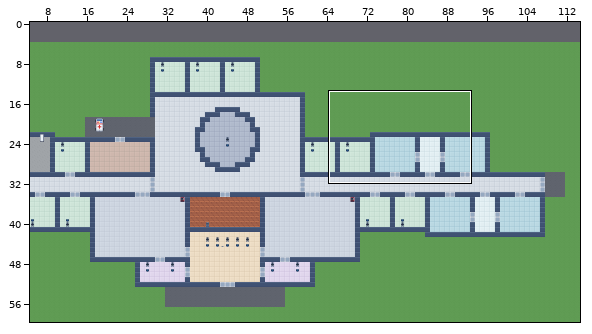
Level history. Tiled map (JSON): hospital2d/maps/floor0.tmj. Above: a wide view before the commit, with the close-up outlined.
Close-up. As it was:
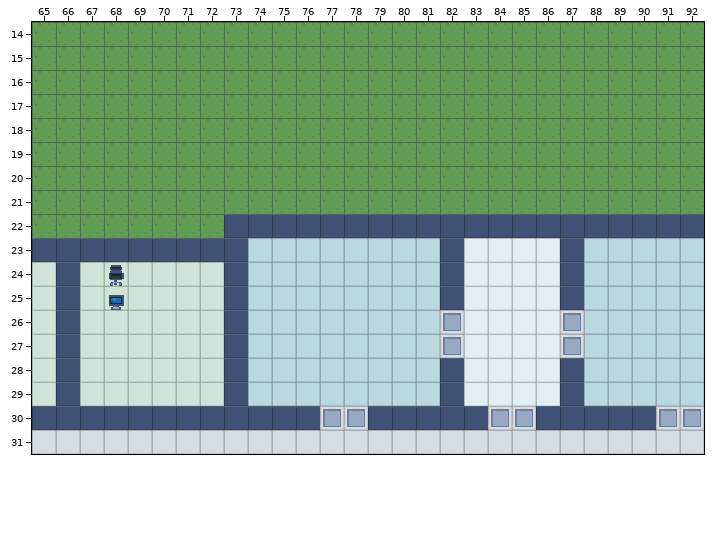
Cells are 16x16 px. Shown: x 65..92, y 14..31. The commit also changed other parts of the map, which this record leaves out. Tiles whose own drawing changed are shown in their newer look in all pictures. The old version is drawn lined up with the new one.
After:
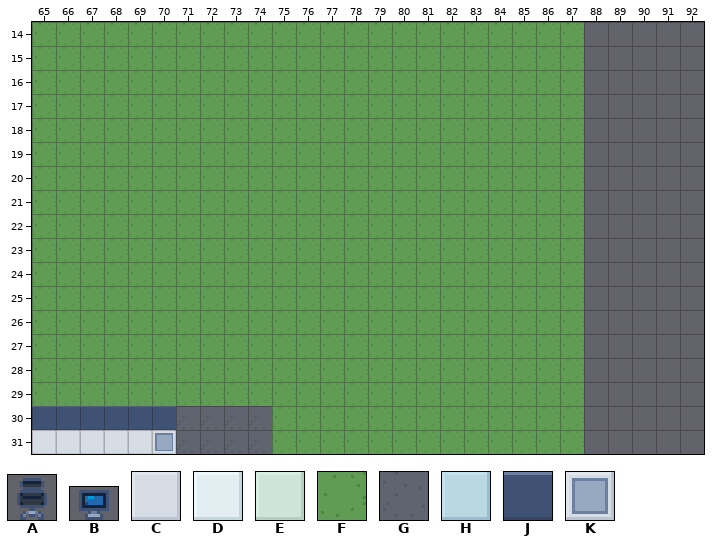
Key: from "hospital": A 24 "office_chair", B 26 "pc", C 44 "floor_corridor", D 45 "floor_disinfection", E 46 "floor_doctor", F 48 "floor_grass", G 52 "floor_street", H 53 "floor_surgery", J 56 "wall", K 57 "door".
_ is an empty cell.
Objects are placed by their top-left corner, in cells (3,4 is the top-left corner of cell 3,4); size is 1x1 cell unless given.
What changed:
map size 144x56 -> 88x60 cells (old content now starts at -29,4; both pictures use the new coordinates)
Layer "ground":
y 14..21: x 88..92 FFFFF -> _____
y 22: x 73..92 JJJJJJJJJJJJJJJJJJJJ -> FFFFFFFFFFFFFFF_____
y 23: x 65..92 JJJJJJJJJHHHHHHHHJDDDDJHHHHH -> FFFFFFFFFFFFFFFFFFFFFFF_____
y 24..25: x 65..92 EJEEEEEEJHHHHHHHHJDDDDJHHHHH -> FFFFFFFFFFFFFFFFFFFFFFF_____
y 26..27: x 65..92 EJEEEEEEJHHHHHHHHKDDDDKHHHHH -> FFFFFFFFFFFFFFFFFFFFFFF_____
y 28..29: x 65..92 EJEEEEEEJHHHHHHHHJDDDDJHHHHH -> FFFFFFFFFFFFFFFFFFFFFFF_____
y 30: x 71..92 JJJJJJKKJJJJJKKJJJJJKK -> GGGGFFFFFFFFFFFFF_____
y 31: x 70..92 CCCCCCCCCCCCCCCCCCCCCCC -> KGGGGFFFFFFFFFFFFF_____
Layer "furniture":
removed: A "office_chair" at 68,24.1 size 1x0.9
removed: B "pc" at 68,25.3 size 1x0.7
